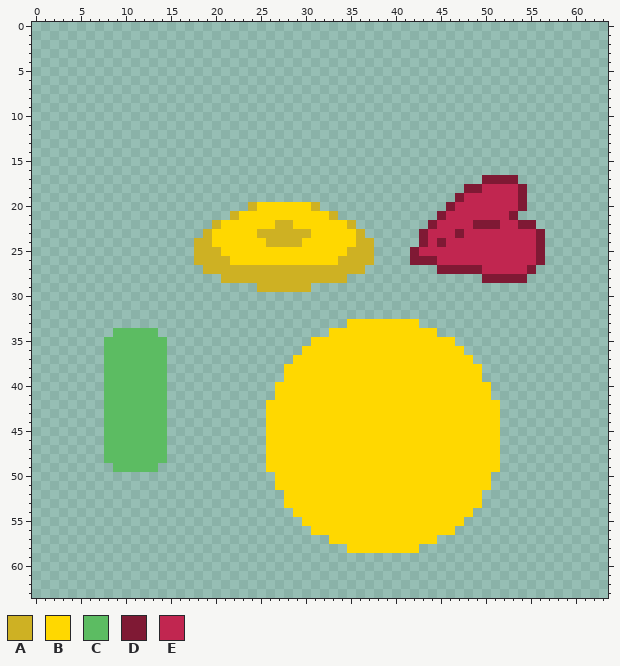
Pixel-art sprite: Assets/Sprites/plant-bit.png. Above: the version before the commit.
The file is 64x64 pixels.
Palette (. is transparent): A #ceb123  B #ffd800  C #5cbc62  D #7f1934  E #c12650
Pixels before (only the part around the change), first column x 0:
 0 .............................
 1 .............................
 2 .............................
 3 .............................
 4 .............................
 5 .............................
 6 .............................
 7 .............................
 8 .............................
 9 .............................
10 .............................
11 .............................
12 .............................
13 .............................
14 .............................
15 .............................
16 .............................
17 .............................
18 .............................
19 .............................
20 ........................ABBBB
21 ......................ABBBBBB
Once edited:
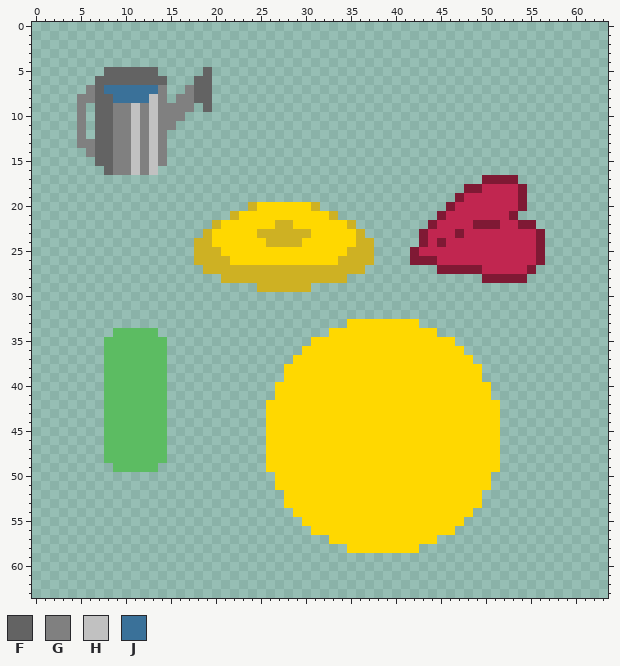
Colours new in this view: F #636363  G #808080  H #c1c1c1  J #3a7199
What changed:
y 5: x 8..13 ...... -> FFFFFF; x 19 . -> F
y 6: x 7..14 ........ -> FFFFFFFF; x 18..19 .. -> FF
y 7: x 6..14 ......... -> GFJJJJJJG; x 17..19 ... -> GFF
y 8: x 5..14 .......... -> GGFFJJJJHG; x 16..19 .... -> GGFF
y 9: x 5 . -> G; x 7..17 ........... -> FFGGHGHGGGG; x 19 . -> F
y 10: x 5 . -> G; x 7..16 .......... -> FFGGHGHGGG
y 11: x 5 . -> G; x 7..15 ......... -> FFGGHGHGG
y 12: x 5 . -> G; x 7..14 ........ -> FFGGHGHG
y 13: x 5..14 .......... -> GGFFGGHGHG
y 14: x 6..14 ......... -> GFFGGHGHG
y 15: x 7..14 ........ -> FFGGHGHG
y 16: x 8..13 ...... -> FGGHGH
Where, in picture pixels (left, top, right, bottom), the same in both pictures:
added: (77, 67, 212, 175)
